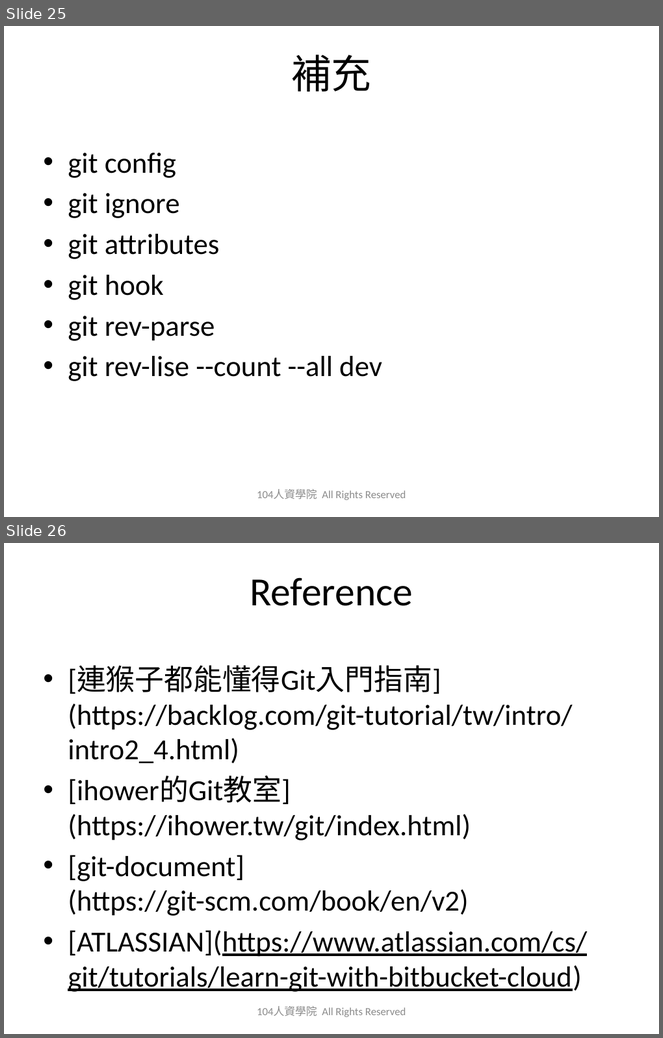
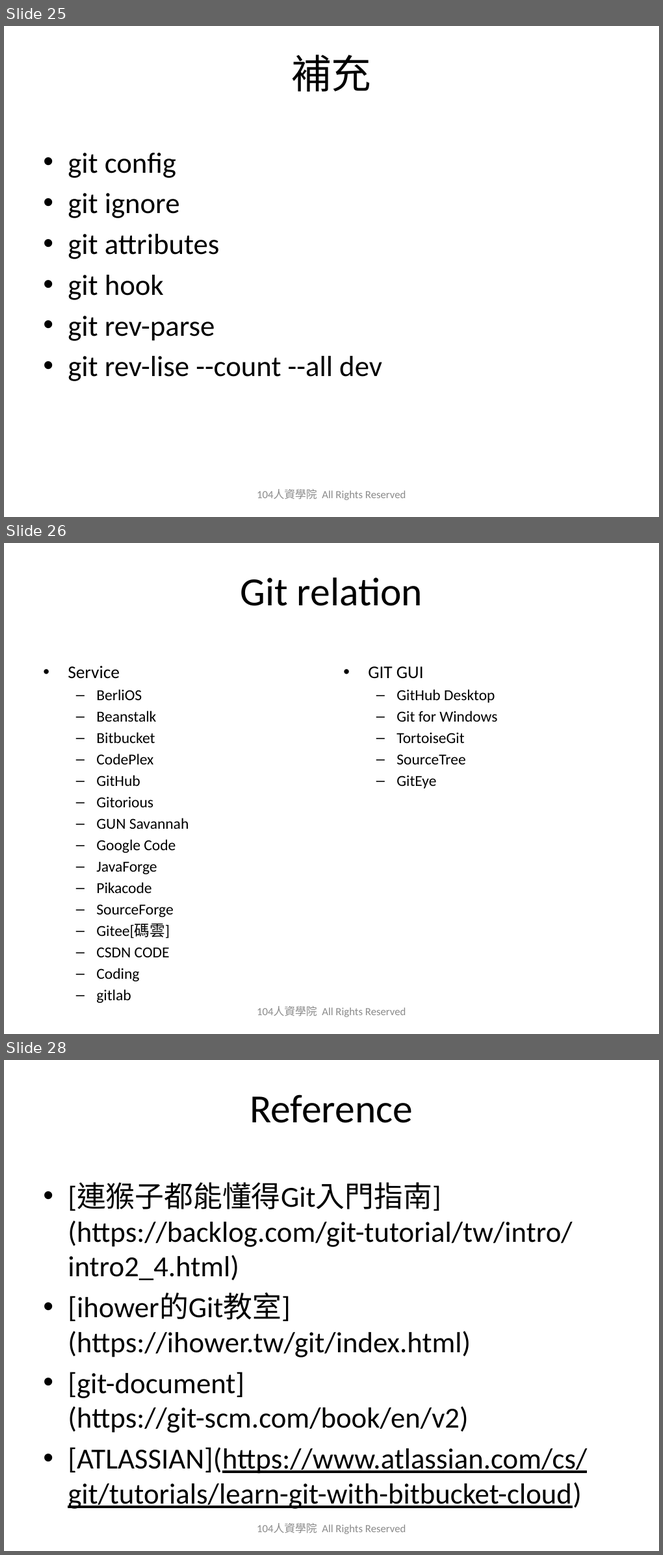
Before and after one commit to austinwang104/playGit, a slide deck: 2019_0627_Git_Share_HA.pptx. Shown one above the other, each under a label of ours: slides 25 and 26 before the commit, slides 25, 26 and 28 after it; the slides between them are not shown. The pictures are 663x1038 and 663x1555 pixels, drawn with LibreOffice and Linux fonts; fonts in the diff are those of the drawing; background and template pictures are left out. Boxes give left, top, right and bottom in pixels: in the first picture for what was removed or moved away, otherwise in the second. Text is boxed around its words. In the diff, an @@ line names an element or a change of style, - is before the commit and + after.

Commit message:
add git relation

```diff
--- a/2019_0627_Git_Share_HA.pptx
+++ b/2019_0627_Git_Share_HA.pptx
@@ slide 26 added at (4, 543, 659, 1034), background picture (left out) @@
@@ title added at (240, 577, 423, 606), 44 pt, text #000000 @@
+Git relation
@@ text added at (68, 666, 189, 982), 16.8 pt, text #000000 @@
+• Service
+  – BerliOS
+  – Beanstalk
+  – Bitbucket
+  – CodePlex
+  – GitHub
+  – Gitorious
+  – GUN Savannah
+  – Google Code
+  – JavaForge
+  – Pikacode
+  – SourceForge
+  – Gitee[碼雲]
+  – CSDN CODE
+  – Coding
+  – gitlab
@@ text added at (368, 667, 497, 789), 16.8 pt, text #000000 @@
+• GIT GUI
+  – GitHub Desktop
+  – Git for Windows
+  – TortoiseGit
+  – SourceTree
+  – GitEye
@@ text added at (257, 1007, 406, 1017), 12 pt, text #8C8C8C @@
+104人資學院 All Rights Reserved
@@ what was slide 26 is now slide 28 @@
```
Also in this commit, not shown: 1 other slide added, 1 other file.
